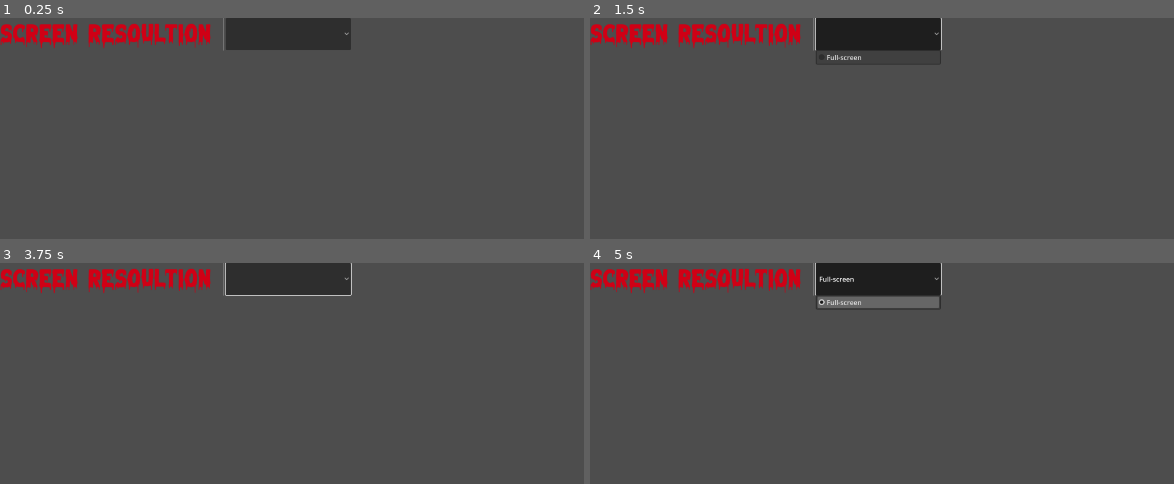
Above: before the commit, frames 1-4 (two rows, left to right).
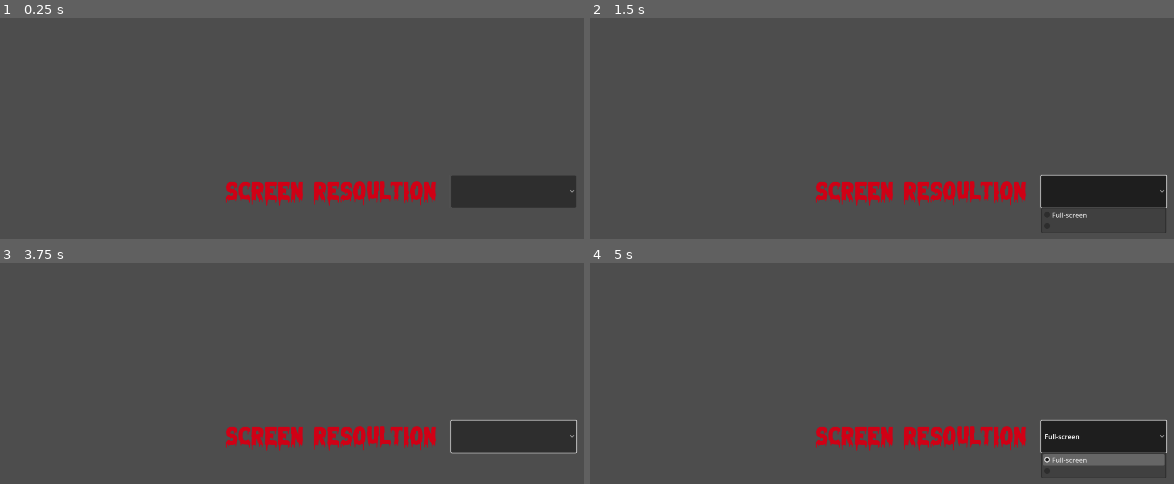
Above: after the commit, the same moments.

Repository: VoltronDiscovery/Brandy
Game: Godot game, scene res://scenes/option.tscn
Same seed, same stepped clock (60 frames per second), same inputs: the game is played once before the commit and once after it. This scene is started directly instead of the project's main scene.
Inputs (mouse positions are in pixels of both pictures, inside the frame that each line leads up to; where the layout moved, square brackets give the same spot in the first picture):
- Up to frame 1 (0.25 s): no input
- Up to frame 2 (1.5 s): tap Enter at 0.5 s; move the mouse to (1168, 221) at 0.52 s; hold D (right) 0.53-1.25 s; click (1168, 221) at 0.67 s; tap Space (jump) at 0.77 s; click (1103, 192) [876, 33] at 1.25 s
- Up to frame 3 (3.75 s): tap Space (jump) at 2, 2.27, 3.5 s; move the mouse to (outside the picture) at 2.02 s; hold S (backward) 2.03-2.78 s; tap Enter at 2.75 s; move the mouse to (478, 388) at 2.77 s; hold D (right) 2.78-3.53 s; move the mouse to (outside the picture) at 3.52 s; hold W (forward) from 3.53 s (still down); click (outside the picture) at 3.67 s
- Up to frame 4 (5 s): tap Space (jump) at 3.77, 4.52 s; tap Enter at 4.25 s; move the mouse to (outside the picture) at 4.27 s; release W (forward) at 4.28 s; hold A (left) from 4.28 s (still down)

The runs differ from the first frame. In frame 1, 11% of the frame differs, in the area x 0-99%, y 0-86%; in frame 2, 11%; in frame 3, 11%; in frame 4, 13%, in the area x 0-99%, y 0-98%.

Commit message:
Update 1.1

Diff:
--- a/scenes/option.tscn
+++ b/scenes/option.tscn
@@ -11,9 +11,18 @@
 grow_vertical = 2
 
 [node name="HBoxContainer" type="HBoxContainer" parent="."]
-layout_mode = 0
-offset_right = 40.0
-offset_bottom = 40.0
+layout_mode = 1
+anchors_preset = 8
+anchor_left = 0.5
+anchor_top = 0.5
+anchor_right = 0.5
+anchor_bottom = 0.5
+offset_left = -419.0
+offset_top = -162.0
+offset_right = 423.0
+offset_bottom = -85.0
+grow_horizontal = 2
+grow_vertical = 2
 
 [node name="Label" type="Label" parent="HBoxContainer"]
 layout_mode = 2
@@ -28,6 +37,8 @@
 [node name="OptionButton" type="OptionButton" parent="HBoxContainer"]
 custom_minimum_size = Vector2(300, 56)
 layout_mode = 2
-item_count = 1
+item_count = 2
 popup/item_0/text = "Full-screen"
 popup/item_0/id = 0
+popup/item_1/text = ""
+popup/item_1/id = 1
--- /dev/null
+++ b/scenes/resolution_mode_button.tscn
@@ -0,0 +1,7 @@
+[gd_scene load_steps=3 format=3 uid="uid://15ct12mw3v5h"]
+
+[ext_resource type="PackedScene" uid="uid://c8c0l6blfxyyn" path="res://scenes/option.tscn" id="1_07tvm"]
+[ext_resource type="Script" path="res://scripts/resolution_mode_button.gd" id="2_3syr6"]
+
+[node name="Resolution_Mode_Button" instance=ExtResource("1_07tvm")]
+script = ExtResource("2_3syr6")
--- /dev/null
+++ b/scenes/window_mode_button.tscn
@@ -0,0 +1,10 @@
+[gd_scene load_steps=3 format=3 uid="uid://bkpmicywljvyf"]
+
+[ext_resource type="PackedScene" uid="uid://c8c0l6blfxyyn" path="res://scenes/option.tscn" id="1_i0182"]
+[ext_resource type="Script" path="res://scripts/window_mode_button.gd" id="2_7y185"]
+
+[node name="Window_Mode_button" instance=ExtResource("1_i0182")]
+script = ExtResource("2_7y185")
+
+[node name="Label" parent="HBoxContainer" index="0"]
+text = "WINDOW MODE "
--- /dev/null
+++ b/scripts/resolution_mode_button.gd
@@ -0,0 +1,8 @@
+extends Control
+
+# Called when the node enters the scene tree for the first time.
+@onready var option_button = $HBoxContainer/OptionButton as OptionButton
+
+const RESOLUTION_DICTIONARY : Dictionary = {
+	"1152 x 648" : Vector21()
+}
--- /dev/null
+++ b/scripts/window_mode_button.gd
@@ -0,0 +1,26 @@
+extends Control
+
+# This is the window mode button
+@onready var option_button = $HBoxContainer/OptionButton as OptionButton
+
+const WINDOW_MODE_ARRAY :Array[String] = [
+	"Full-screen",
+	"Window_mode",
+]
+
+func _ready():
+	add_window_mode_items()
+	option_button.item_selected.connect(on_window_mode_selected)
+
+func add_window_mode_items() -> void:
+	for window_mode in WINDOW_MODE_ARRAY:
+		option_button.add_item(window_mode)
+
+func on_window_mode_selected(index : int) -> void:
+	match index:
+		0: #Fullscreen
+			DisplayServer.window_set_mode(DisplayServer.WINDOW_MODE_FULLSCREEN)
+			DisplayServer.window_set_flag(DisplayServer.WINDOW_FLAG_BORDERLESS, false)
+		1: #Window mode
+			DisplayServer.window_set_mode(DisplayServer.WINDOW_MODE_WINDOWED)
+			DisplayServer.window_set_flag(DisplayServer.WINDOW_FLAG_BORDERLESS, false)
